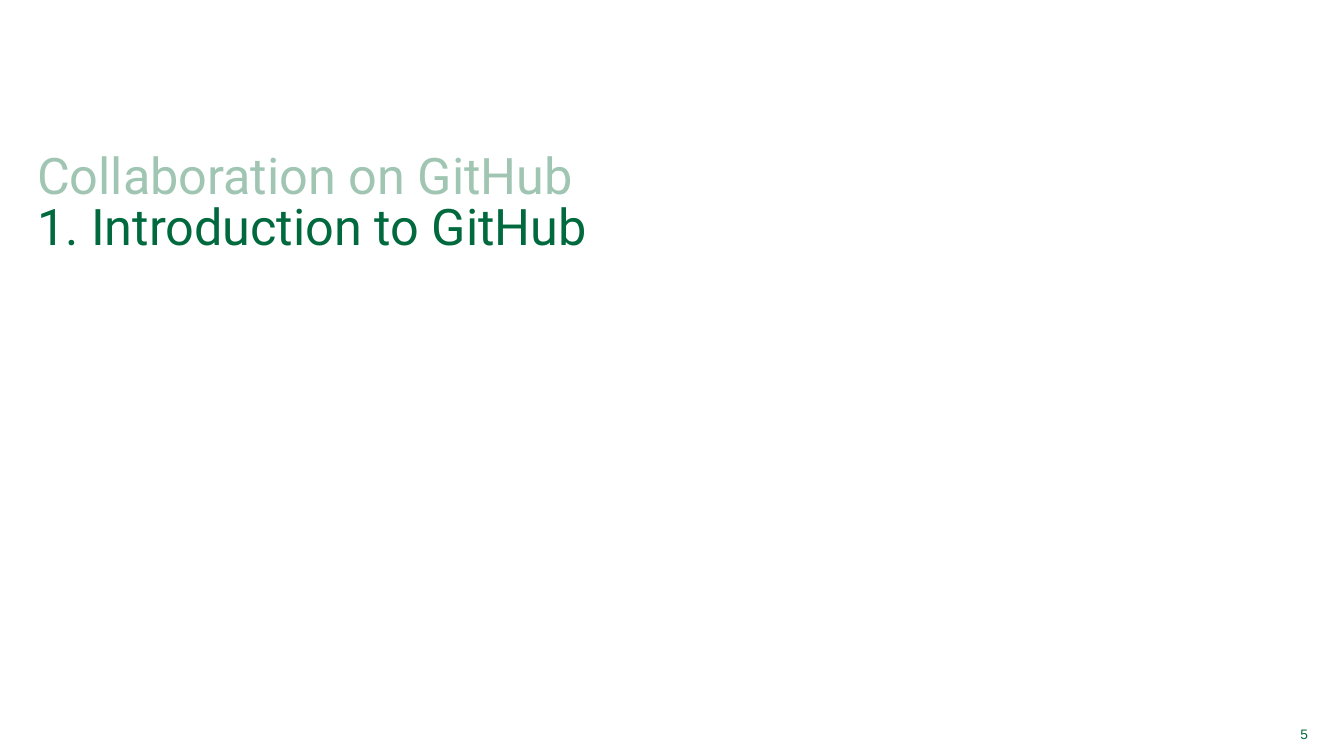
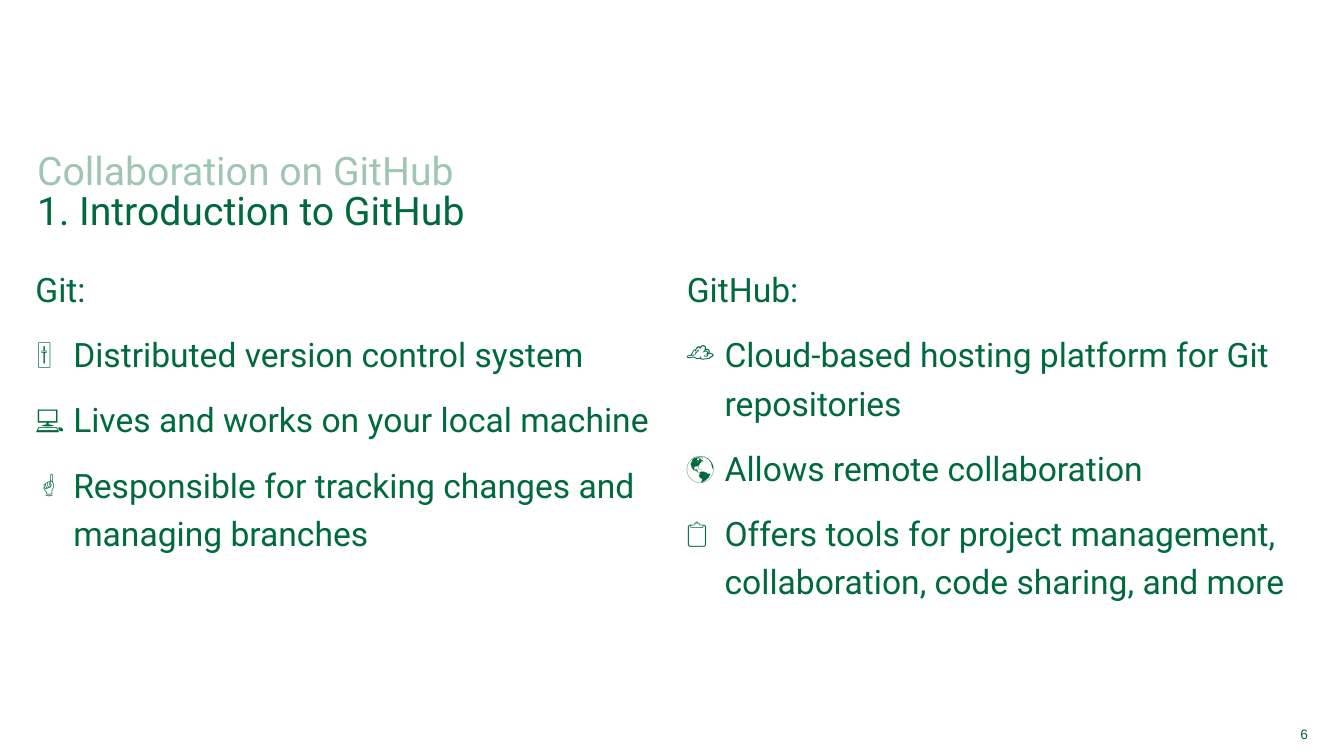
Before and after one commit to Simon-Stone/qbs-applied-data-science, a slide deck: slide 6 of 10-Collaboration-on-GitHub/ppt/Collaboration-on-GitHub.pptx (slide 5 before the commit). Drawn at 1344x756 pixels with LibreOffice and Linux fonts; fonts in the diff are those of the drawing; background and template pictures are left out. Boxes give left, top, right and bottom in pixels: in the first picture for what was removed or moved away, otherwise in the second. Text is boxed around its words. In the diff, an @@ line names an element or a change of style, - is before the commit and + after.

```diff
--- a/10-Collaboration-on-GitHub/ppt/Collaboration-on-GitHub.pptx
+++ b/10-Collaboration-on-GitHub/ppt/Collaboration-on-GitHub.pptx
@@ title "Collaboration on GitHub 1. Introduction ..." at [37, 156, 465, 226]: size 36 to 28 pt @@
@@ text added at [35, 277, 648, 553], 24 pt, text #00693E @@
+Git:
+🎚️ Distributed version control system
+💻 Lives and works on your local machine
+☝️ Responsible for tracking changes and managing branches
@@ text added at [687, 276, 1285, 601], 24 pt, text #00693E @@
+GitHub:
+☁️ Cloud-based hosting platform for Git repositories
+🌎 Allows remote collaboration
+📋 Offers tools for project management, collaboration, code sharing, and more
@@ page number at [1300, 729, 1308, 739]: text changed @@
-5
+6
```
Also in this commit, not shown: 3 other slides changed, 7 slides added, 6 slides removed, 5 other files.
